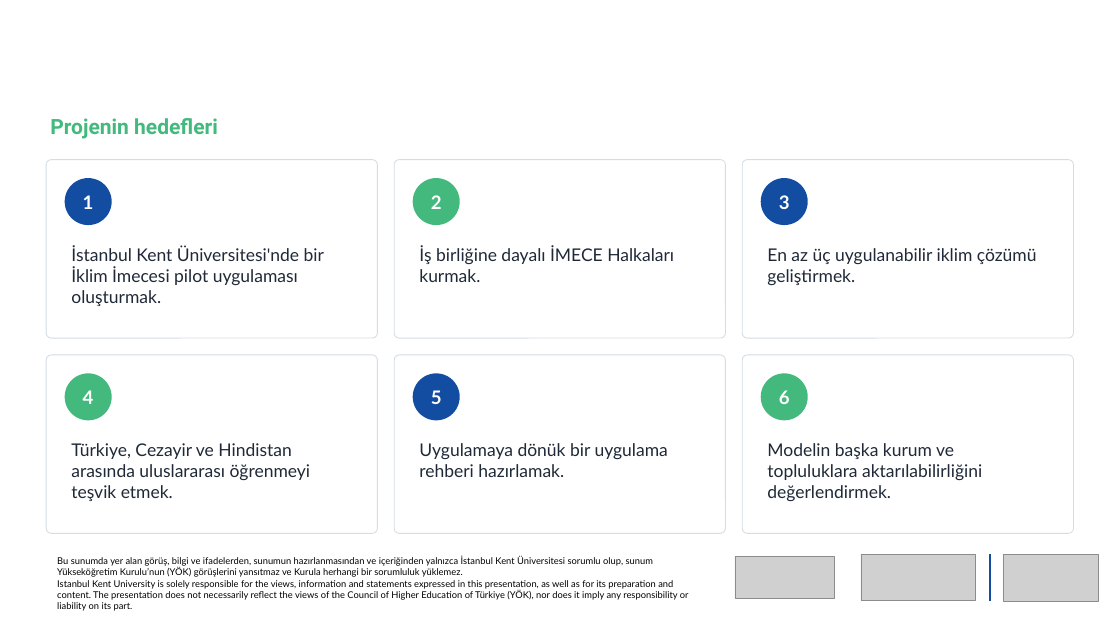
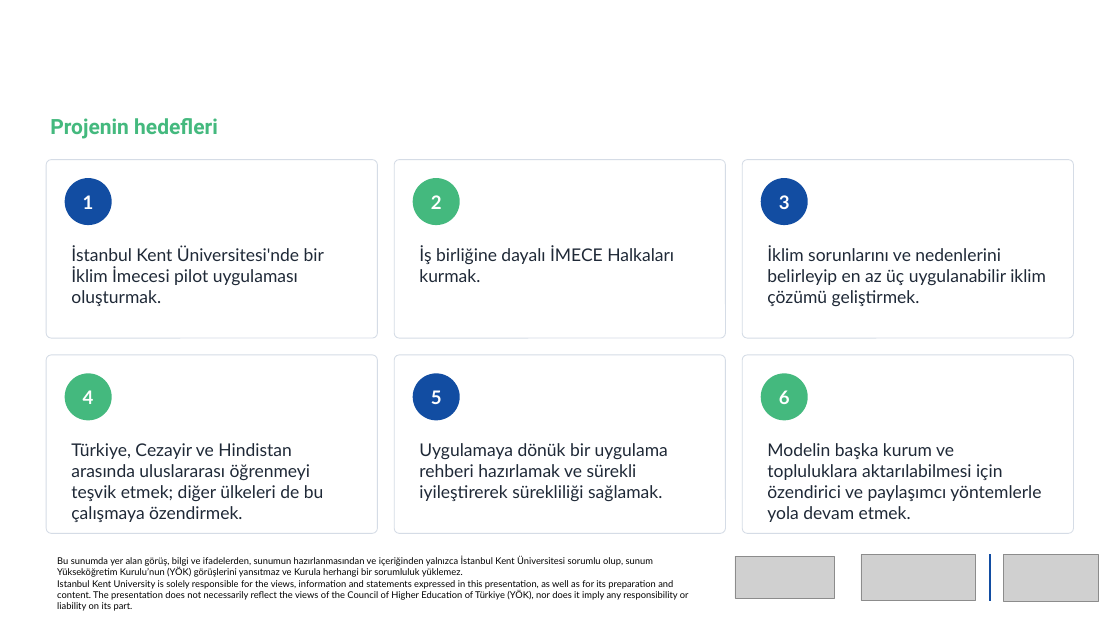
Before and after one commit to newtonsgrandson/cop-31-hayal-koksal, a slide deck: slide 12 of sunum/COP31_Iklim_Imecesi_Hayal_Koksal_TR.pptx (slide 13 before the commit). Drawn at 1120x630 pixels with LibreOffice and Linux fonts; fonts in the diff are those of the drawing; grey boxes stand for pictures; background and template pictures are left out. Boxes give left, top, right and bottom in pixels: in the first picture for what was removed or moved away, otherwise in the second. Text is boxed around its words. In the diff, an @@ line names an element or a change of style, - is before the commit and + after.

```diff
--- a/sunum/COP31_Iklim_Imecesi_Hayal_Koksal_TR.pptx
+++ b/sunum/COP31_Iklim_Imecesi_Hayal_Koksal_TR.pptx
@@ text at (x1=767, y1=246, x2=1046, y2=306): text changed @@
-En az üç uygulanabilir iklim çözümü geliştirmek.
+İklim sorunlarını ve nedenlerini belirleyip en az üç uygulanabilir iklim çözümü geliştirmek.
@@ text at (x1=71, y1=443, x2=324, y2=522): text changed @@
-Türkiye, Cezayir ve Hindistan arasında uluslararası öğrenmeyi teşvik etmek.
+Türkiye, Cezayir ve Hindistan arasında uluslararası öğrenmeyi teşvik etmek; diğer ülkeleri de bu çalışmaya özendirmek.
@@ text at (x1=419, y1=443, x2=668, y2=501): text changed @@
-Uygulamaya dönük bir uygulama rehberi hazırlamak.
+Uygulamaya dönük bir uygulama rehberi hazırlamak ve sürekli iyileştirerek sürekliliği sağlamak.
@@ text at (x1=767, y1=443, x2=1041, y2=522): text changed @@
-Modelin başka kurum ve topluluklara aktarılabilirliğini değerlendirmek.
+Modelin başka kurum ve topluluklara aktarılabilmesi için özendirici ve paylaşımcı yöntemlerle yola devam etmek.
```
Also in this commit, not shown: 14 other slides changed, 27 other files.
